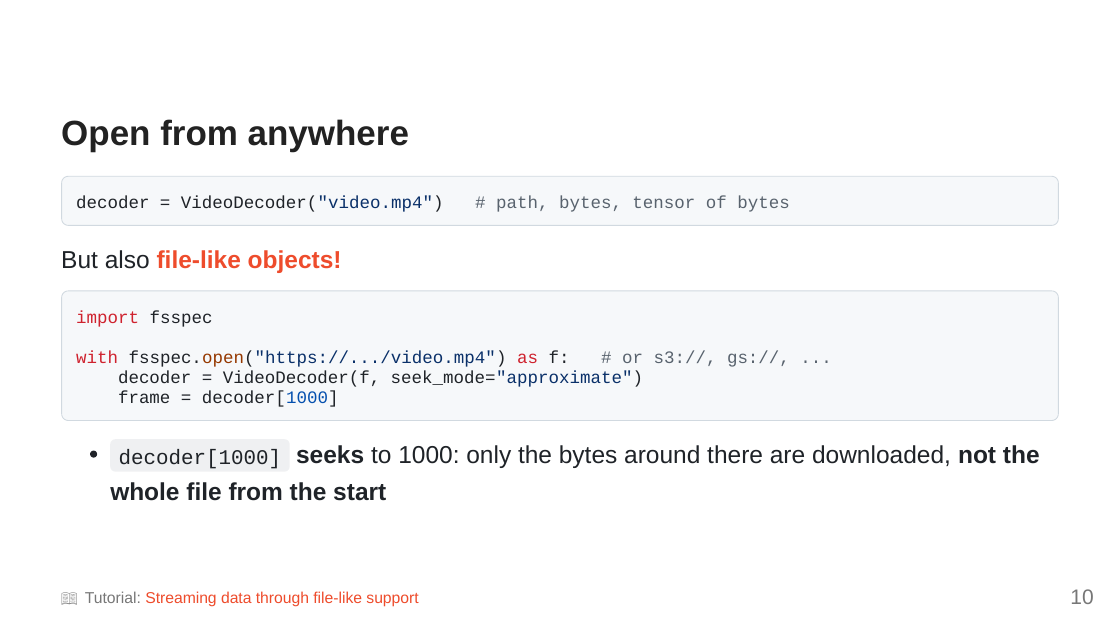
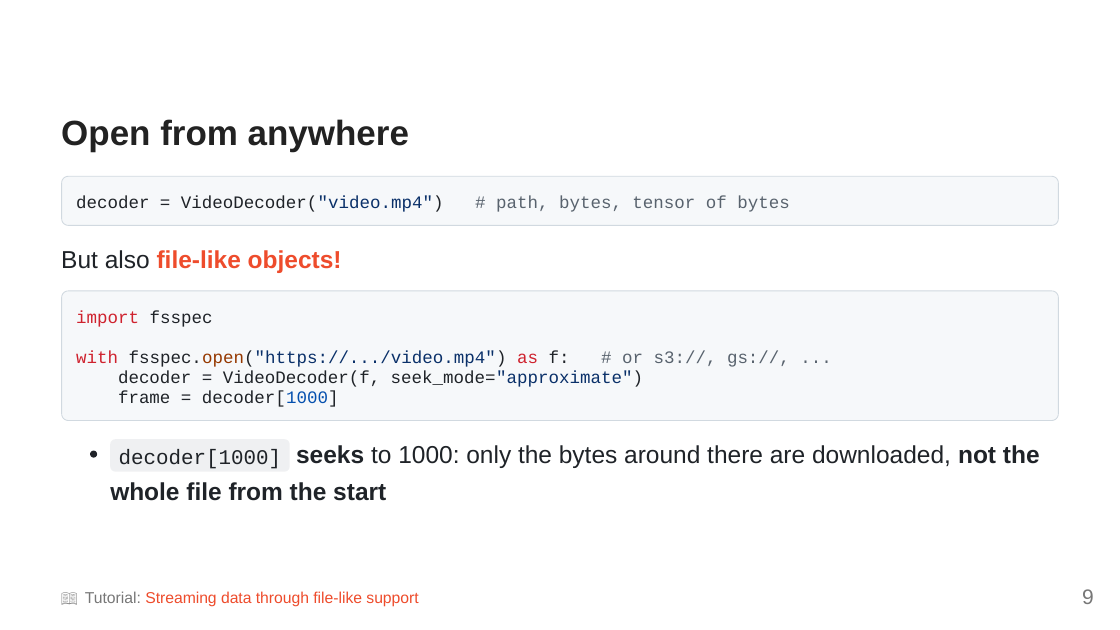
Before and after one commit to NicolasHug/ptc-talk-2026, a slide deck: slide 9 of slides.pptx (slide 10 before the commit). Drawn at 1120x630 pixels with LibreOffice and Linux fonts; fonts in the diff are those of the drawing. Boxes give left, top, right and bottom in pixels: in the first picture for what was removed or moved away, otherwise in the second. Text is boxed around its words. In the diff, an @@ line names an element or a change of style, - is before the commit and + after.

```diff
--- a/slides.pptx
+++ b/slides.pptx
@@ text removed at bbox=[1070, 589, 1093, 604] @@
-10
@@ text added at bbox=[1082, 589, 1094, 604], 18 pt, text #777777 @@
+9
```
Also in this commit, not shown: 21 other slides changed, 4 slides added, 6 slides removed, 2 other files.
